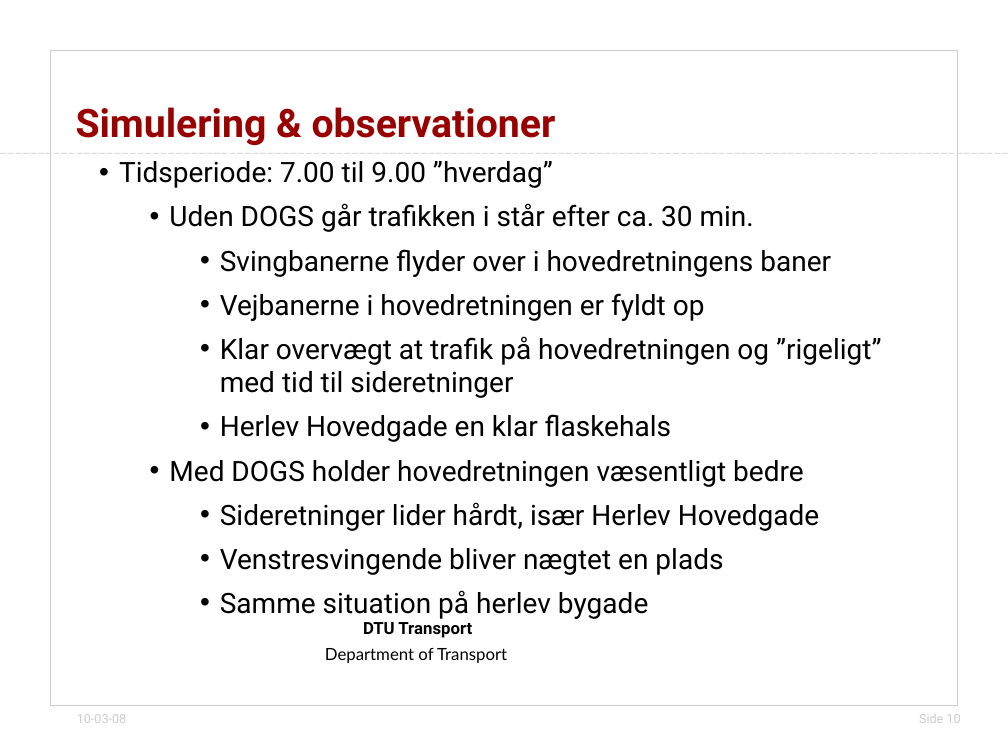
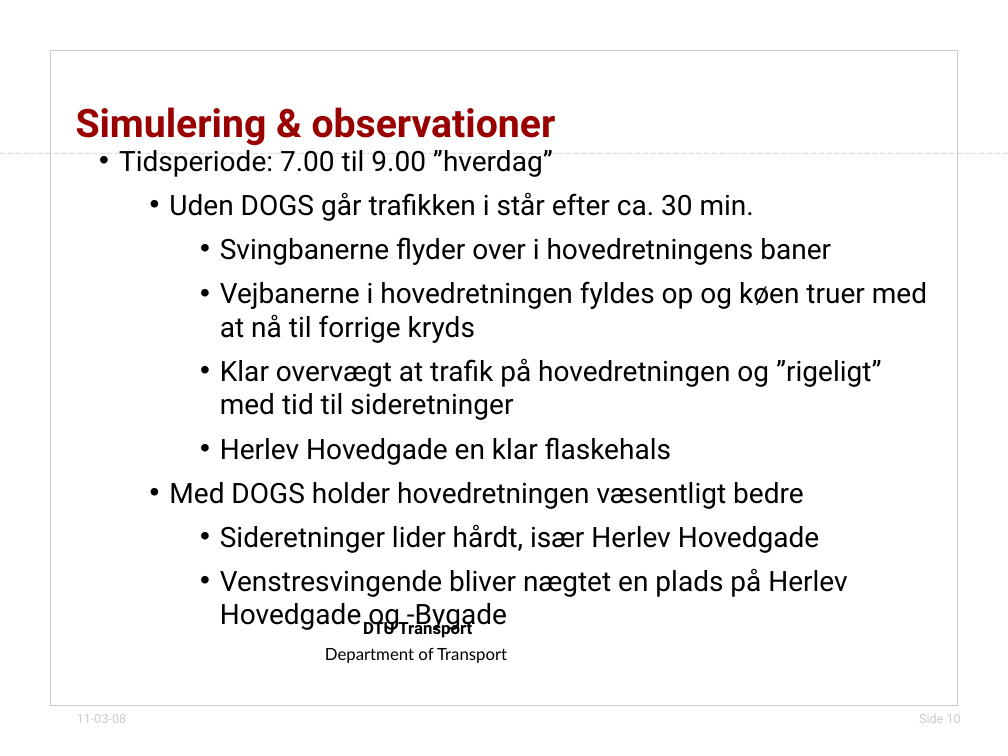
Before and after one commit to jonyonyx/greenwaves, a slide deck: slide 10 of thesis/præsentation_simulering_dogs.odp. Drawn at 1008x756 pixels with LibreOffice and Linux fonts; fonts in the diff are those of the drawing; background and template pictures are left out. Boxes give left, top, right and bottom in pixels: in the first picture for what was removed or moved away, otherwise in the second. Text is boxed around its words. In the diff, an @@ line names an element or a change of style, - is before the commit and + after.

Commit message:
efter præsentation

```diff
--- a/thesis/præsentation_simulering_dogs.odp
+++ b/thesis/præsentation_simulering_dogs.odp
@@ subtitle "Tidsperiode: 7.00 til 9.00 ”hverdag”": place and size @@
-subtitle "Tidsperiode: 7.00 til 9.00 ”hverdag”" at (119, 161, 881, 619)
+subtitle "Tidsperiode: 7.00 til 9.00 ”hverdag”" at (119, 150, 927, 632)
@@ subtitle at (220, 281, 927, 343): text changed @@
-    • Vejbanerne i hovedretningen er fyldt op
+    • Vejbanerne i hovedretningen fyldes op og køen truer med at nå til forrige kryds
@@ subtitle at (220, 568, 847, 632): text changed @@
-    • Venstresvingende bliver nægtet en plads
-    • Samme situation på herlev bygade
+    • Venstresvingende bliver nægtet en plads på Herlev Hovedgade og -Bygade
@@ text at (77, 714, 126, 723): text changed @@
-10-03-08
+11-03-08
```
Also in this commit, not shown: 9 other slides changed.
